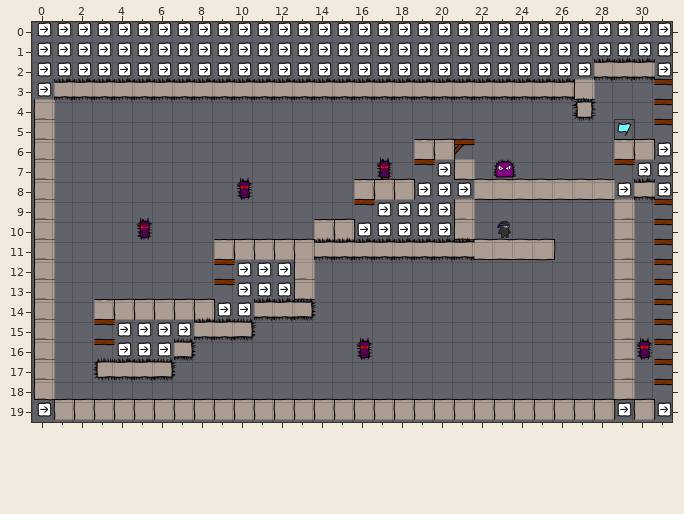
An edit to a level. Tiled map, raw/levelconverter/maps/n8.tmx. Above: the version before the commit.
Cells are 40x40 px. Shown: x 0..31, y 0..19.
Now the later version:
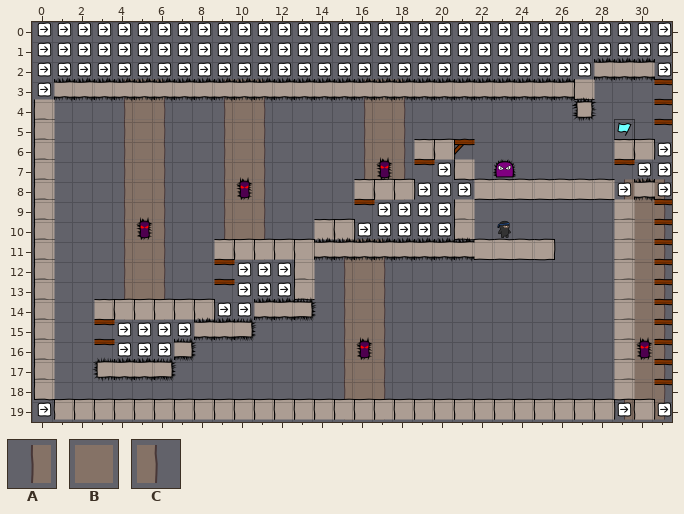
Key: from "background": A 8, B 9, C 10.
_ is an empty cell.
Edits made:
Layer "bg":
Tile A now appears in rows 3 to 7 at x 4, 9 and 16; in row 8 at x 4, 9, 16 and 29; in rows 9 to 10 at x 4, 9 and 29; in row 11 at x 4, 9, 15 and 29; in rows 12 to 14 at x 4, 15 and 29; in rows 15 to 19 at x 15 and 29.
Tile B now appears in rows 3 to 7 at x 5, 10 and 17; in row 8 at x 5, 10, 17 and 30; in rows 9 to 10 at x 5, 10 and 30; in row 11 at x 5, 10, 16 and 30; in rows 12 to 14 at x 5, 16 and 30; in rows 15 to 19 at x 16 and 30.
Tile C now appears in rows 3 to 7 at x 6, 11 and 18; in row 8 at x 6, 11, 18 and 31; in rows 9 to 10 at x 6, 11 and 31; in row 11 at x 6, 11, 17 and 31; in rows 12 to 14 at x 6, 17 and 31; in rows 15 to 19 at x 17 and 31.
Changed places in both pictures, as pixel boxes (x1, y1, x2, y2):
added: (124, 79, 166, 320)
added: (224, 79, 266, 260)
added: (364, 79, 406, 200)
added: (624, 179, 666, 420)
added: (344, 239, 386, 420)
